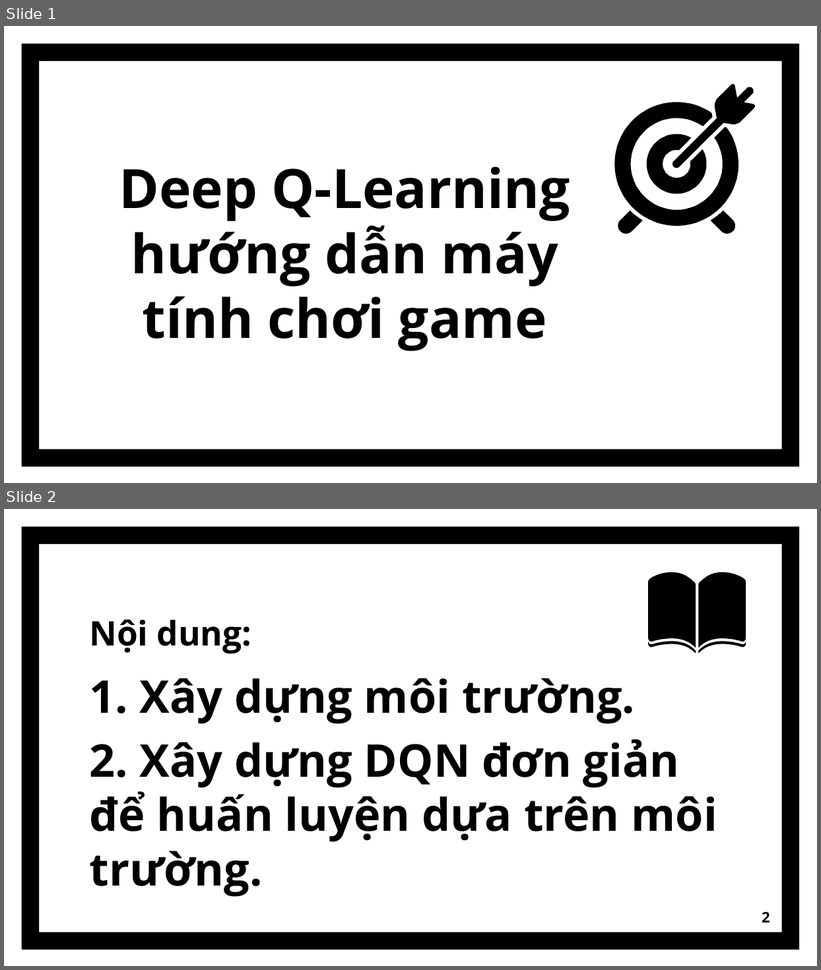
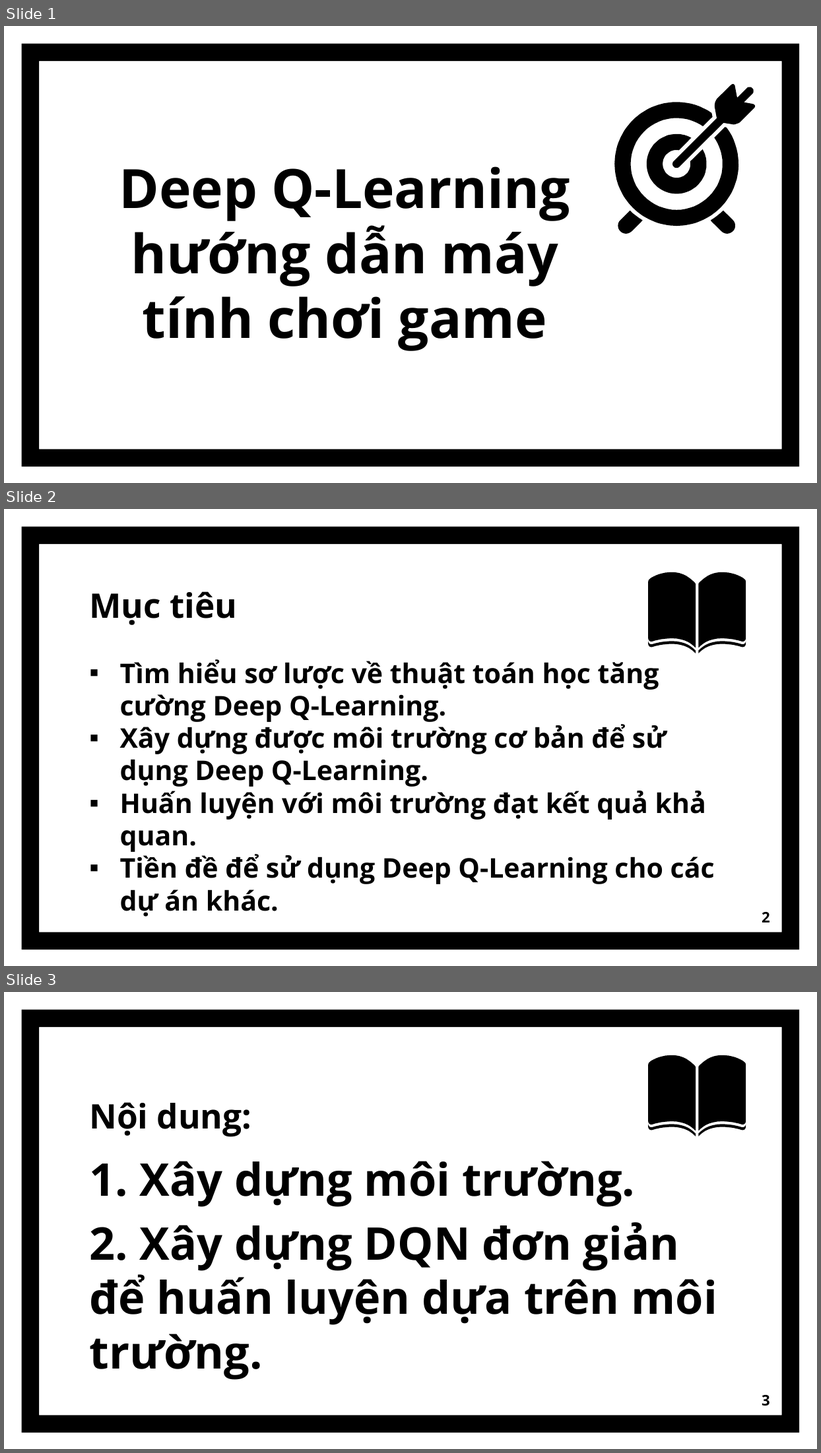
Before and after one commit to vietdai0504/PBL1, a slide deck: BAO_CAO_PBL.pptx. Shown one above the other, each under a label of ours: slides 1 and 2 before the commit, slides 1, 2 and 3 after it. The pictures are 821x970 and 821x1453 pixels, drawn with LibreOffice and Linux fonts; fonts in the diff are those of the drawing. Boxes give left, top, right and bottom in pixels: in the first picture for what was removed or moved away, otherwise in the second. Text is boxed around its words. In the diff, an @@ line names an element or a change of style, - is before the commit and + after.

```diff
--- a/BAO_CAO_PBL.pptx
+++ b/BAO_CAO_PBL.pptx
@@ slide 2 added at (4,509,817,966), background #FFFFFF; not listed: 1 template element that a slide beside it also shows @@
@@ group added at (649,572,746,654): 4 freeform shapes @@
@@ title added at (89,591,237,625), 40 pt, text #000000, bold @@
+Mục tiêu
@@ text added at (120,659,715,917), 32 pt, text #000000, bold @@
+▪ Tìm hiểu sơ lược về thuật toán học tăng cường Deep Q-Learning.
+▪ Xây dựng được môi trường cơ bản để sử dụng Deep Q-Learning.
+▪ Huấn luyện với môi trường đạt kết quả khả quan.
+▪ Tiền đề để sử dụng Deep Q-Learning cho các dự án khác.
@@ page number added at (762,912,770,923), 17.3 pt, text #000000, bold @@
+2
@@ what was slide 2 is now slide 3 @@
@@ page number at (762,1395,770,1406): text changed @@
-2
+3
```
